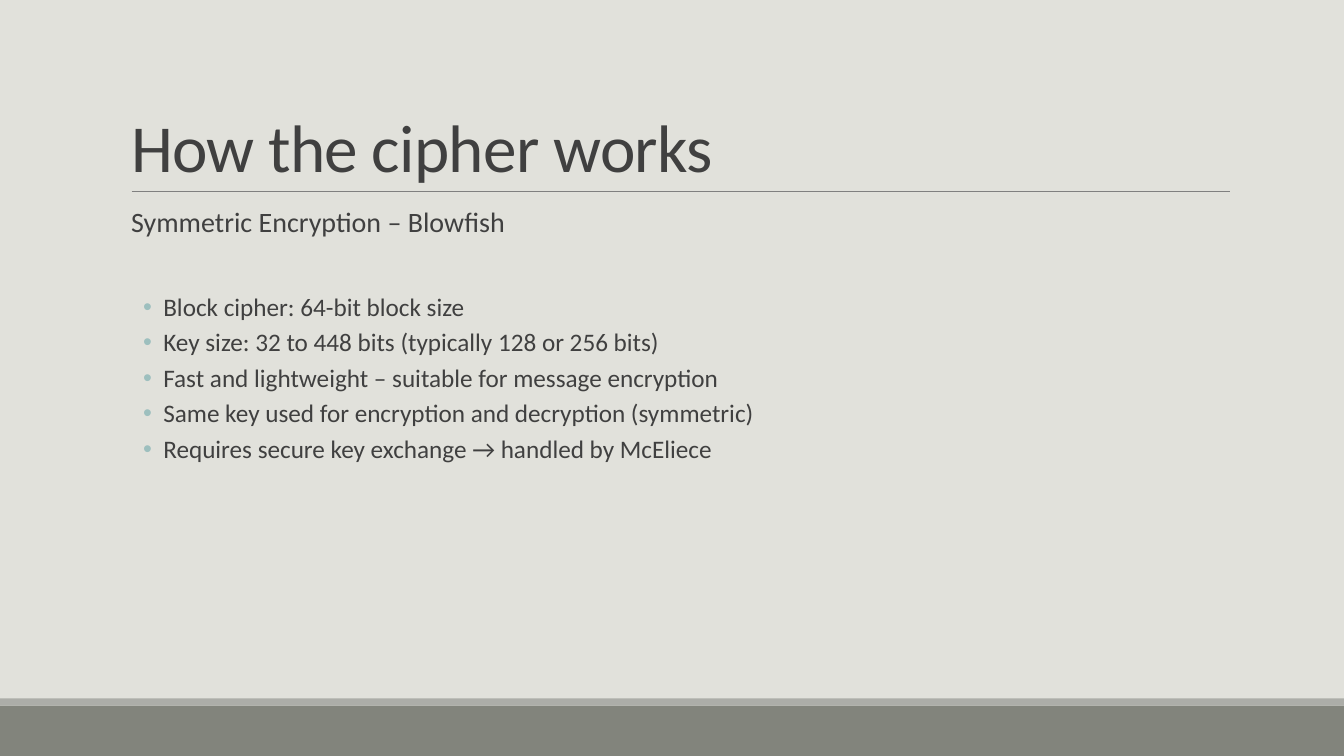
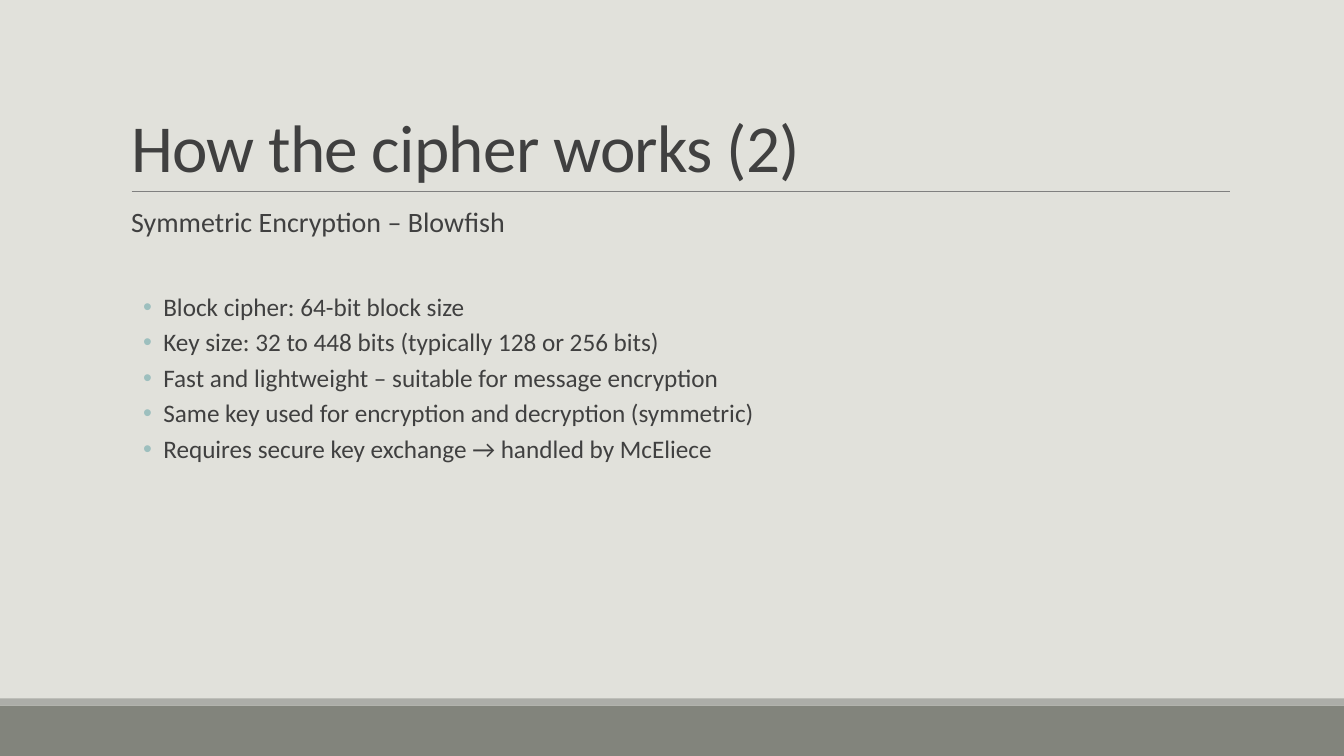
Before and after one commit to ShlomiFridman/CryptoProject2025, a slide deck: slide 6 of Blowfish.pptx (slide 3 before the commit). Drawn at 1344x756 pixels with LibreOffice and Linux fonts; fonts in the diff are those of the drawing. Boxes give left, top, right and bottom in pixels: in the first picture for what was removed or moved away, otherwise in the second. Text is boxed around its words. In the diff, an @@ line names an element or a change of style, - is before the commit and + after.

```diff
--- a/Blowfish.pptx
+++ b/Blowfish.pptx
@@ title at [131,123,800,183]: text changed @@
-How the cipher works
+How the cipher works (2)
```
Also in this commit, not shown: 1 other slide changed, 2 slides added, 1 other file.
